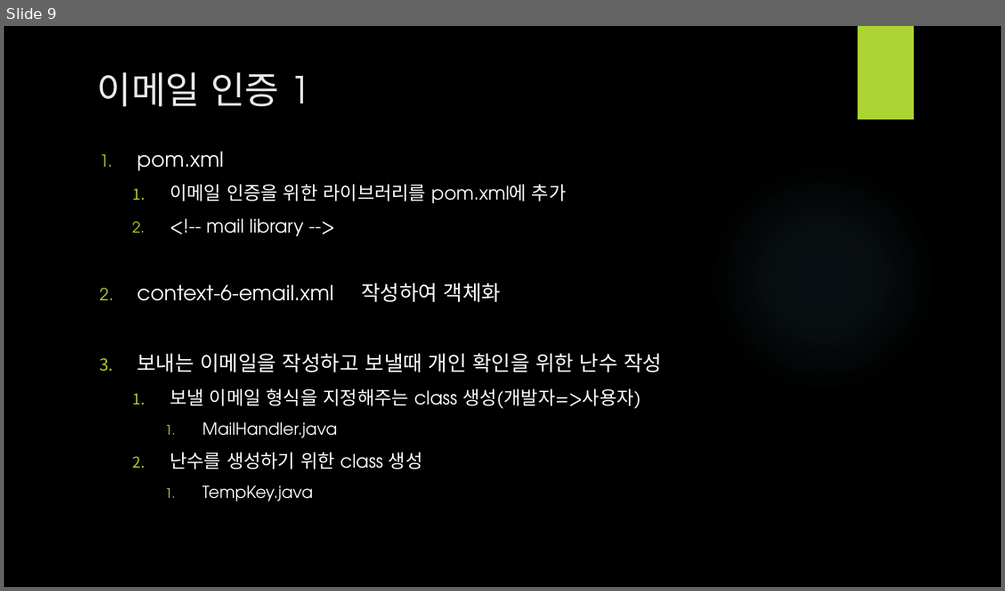
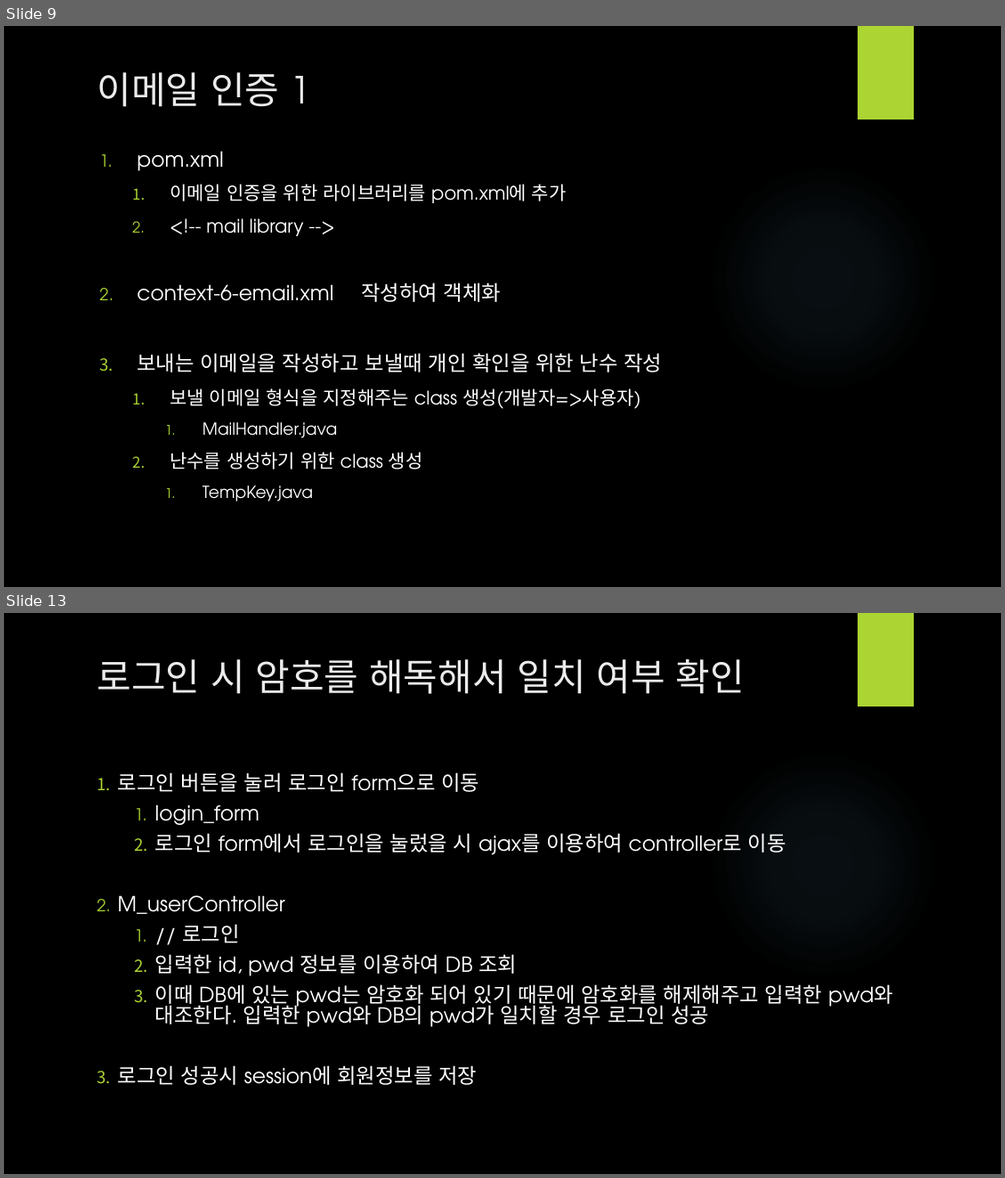
Before and after one commit to LDWon/1teamProject, a slide deck: 1조 실종자게시판_이동원.pptx. Shown one above the other, each under a label of ours: slide 9 before the commit, slides 9 and 13 after it; the slides between them are not shown. The pictures are 1005x591 and 1005x1178 pixels, drawn with LibreOffice and Linux fonts; fonts in the diff are those of the drawing; background and template pictures are left out. Boxes give left, top, right and bottom in pixels: in the first picture for what was removed or moved away, otherwise in the second. Text is boxed around its words. In the diff, an @@ line names an element or a change of style, - is before the commit and + after.

```diff
--- a/1조 실종자게시판_이동원.pptx
+++ b/1조 실종자게시판_이동원.pptx
@@ slide 13 added at (4,613,1001,1174), background picture (left out); not listed: 2 template elements that a slide beside it also shows @@
@@ title added at (97,659,744,694), 36 pt, text #EBEBEB @@
+로그인 시 암호를 해독해서 일치 여부 확인
@@ text added at (118,772,893,1085), 20 pt, text #FFFFFF @@
+1. 로그인 버튼을 눌러 로그인 form으로 이동
+  1. login_form
+  2. 로그인 form에서 로그인을 눌렀을 시 ajax를 이용하여 controller로 이동
+2. M_userController
+  1. // 로그인
+  2. 입력한 id, pwd 정보를 이용하여 DB 조회
+  3. 이때 DB에 있는 pwd는 암호화 되어 있기 때문에 암호화를 해제해주고 입력한 pwd와 대조한다. 입력한 pwd와 DB의 pwd가 일치할 경우 로그인 성공
+3. 로그인 성공시 session에 회원정보를 저장
```
Also in this commit, not shown: 2 slides changed, 16 other slides added.
